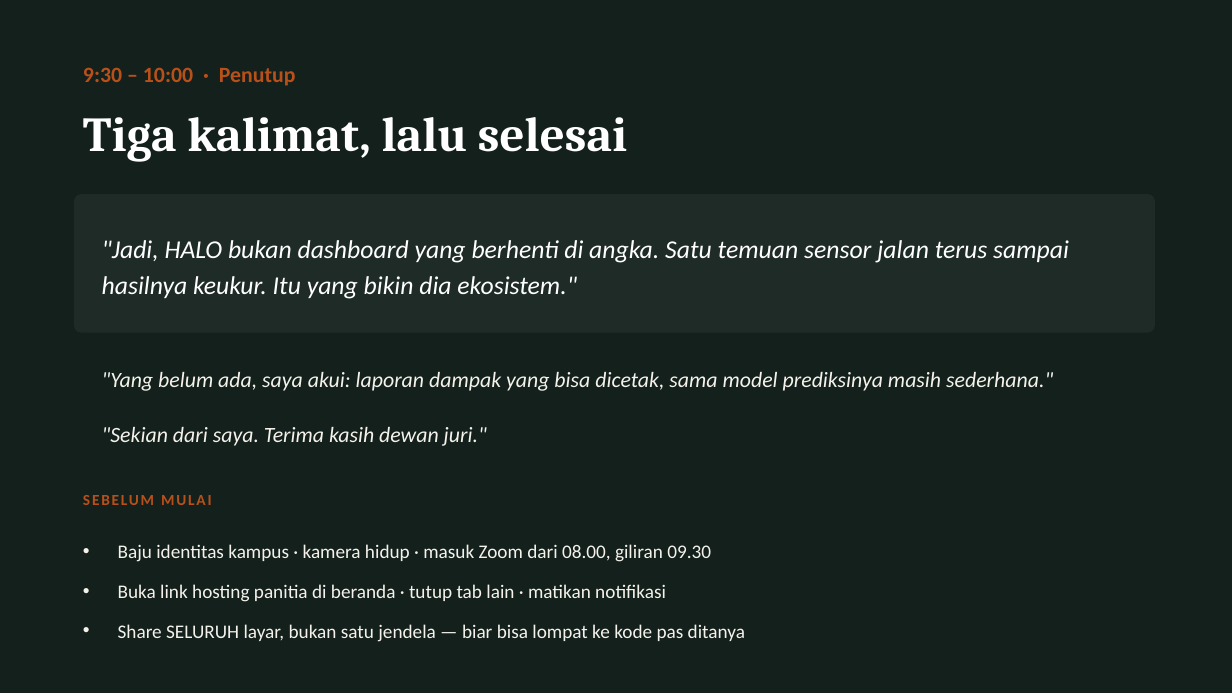
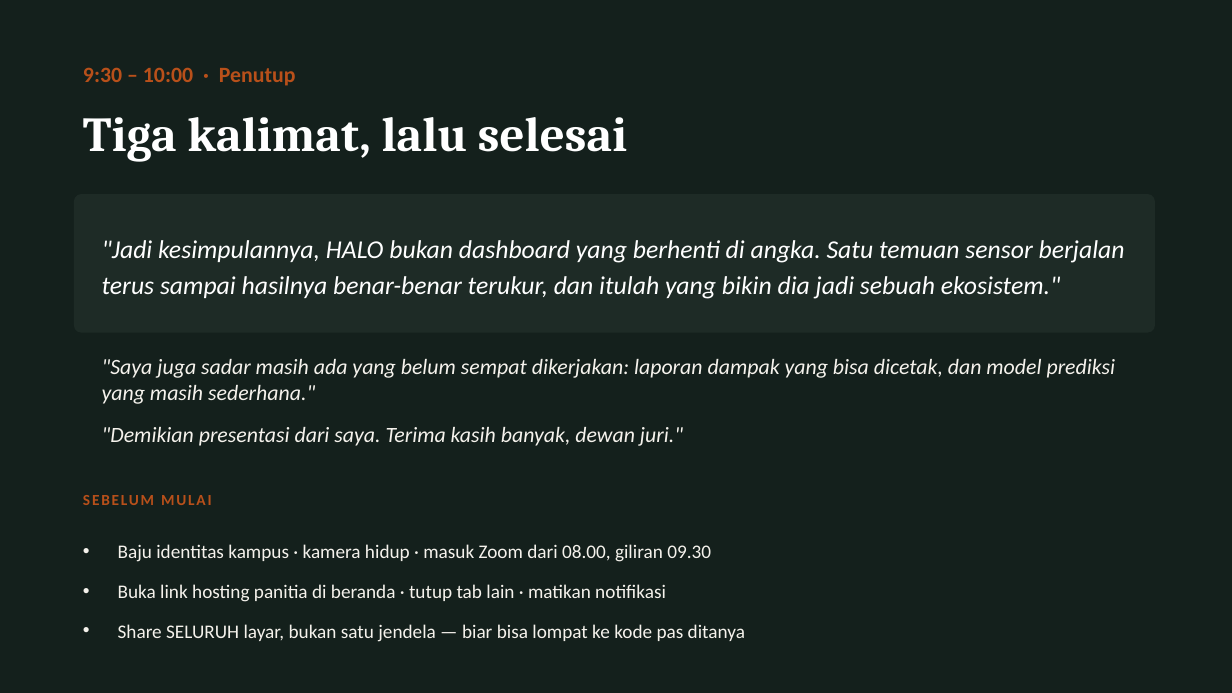
Before and after one commit to GianneAngely/halo-itcc2026, a slide deck: slide 14 of latihan-final/Naskah Presentasi HALO.pptx. Drawn at 1232x693 pixels with LibreOffice and Linux fonts; fonts in the diff are those of the drawing. Boxes give left, top, right and bottom in pixels: in the first picture for what was removed or moved away, otherwise in the second. Text is boxed around its words. In the diff, an @@ line names an element or a change of style, - is before the commit and + after.

Commit message:
Naskah ditulis ulang supaya mengalir dan muat sepuluh menit
Versi sebelumnya kalimatnya patah-patah, lebih mirip daftar yang
dibacakan daripada orang yang sedang menjelaskan. Sekarang kalimatnya
disambung dengan sebab-akibat, dan daftar tiga kata yang dipotong-potong
dibuang.

Kalimat meta seperti menjelaskan aturan sendiri ikut dibuang karena
memakan waktu tanpa menambah nilai. Naskahnya turun ke 856 kata,
sekitar sembilan menit di tempo pelan, ditambah waktu untuk mengklik.

```diff
--- a/latihan-final/Naskah Presentasi HALO.pptx
+++ b/latihan-final/Naskah Presentasi HALO.pptx
@@ text at box(102, 240, 1125, 299): text changed @@
-"Jadi, HALO bukan dashboard yang berhenti di angka. Satu temuan sensor jalan terus sampai hasilnya keukur. Itu yang bikin dia ekosistem."
+"Jadi kesimpulannya, HALO bukan dashboard yang berhenti di angka. Satu temuan sensor berjalan terus sampai hasilnya benar-benar terukur, dan itulah yang bikin dia jadi sebuah ekosistem."
@@ text at box(102, 359, 1116, 404): text changed @@
-"Yang belum ada, saya akui: laporan dampak yang bisa dicetak, sama model prediksinya masih sederhana."
+"Saya juga sadar masih ada yang belum sempat dikerjakan: laporan dampak yang bisa dicetak, dan model prediksi yang masih sederhana."
@@ text at box(102, 427, 683, 446): text changed @@
-"Sekian dari saya. Terima kasih dewan juri."
+"Demikian presentasi dari saya. Terima kasih banyak, dewan juri."
```
Also in this commit, not shown: 12 other slides changed.
